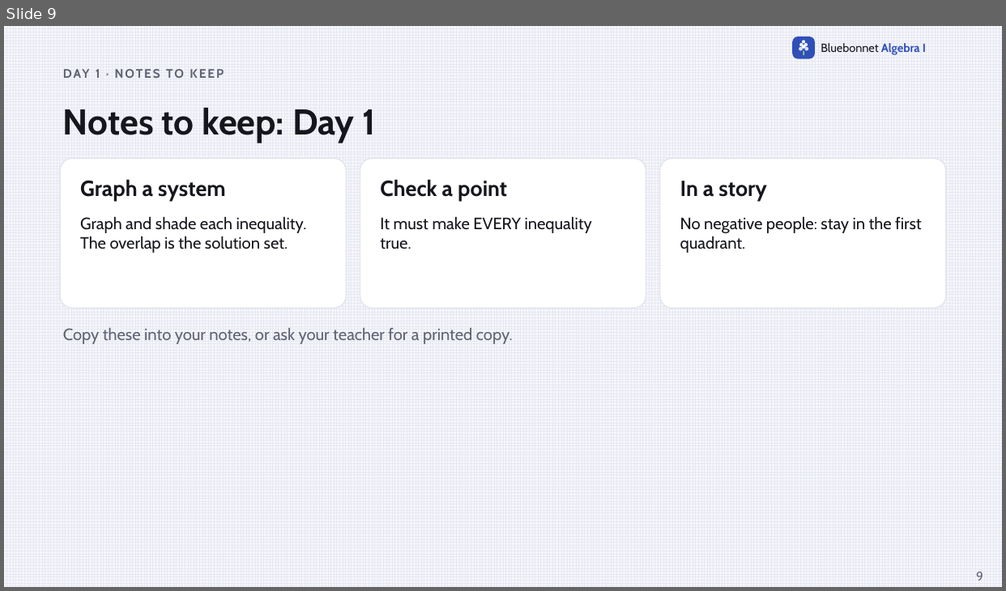
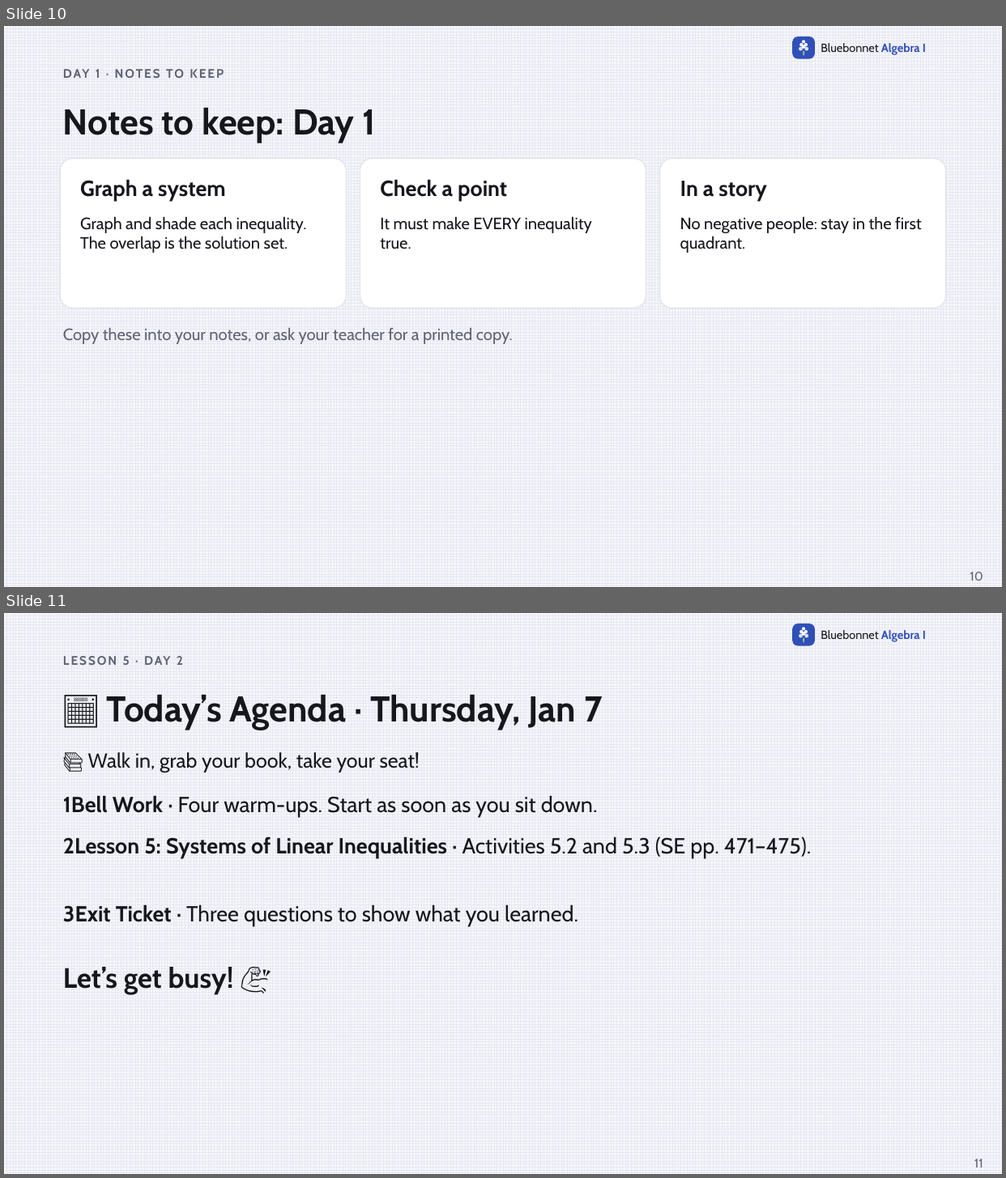
Before and after one commit to Apolloat2022/Algebra1M2U1L4, a slide deck: IEP/m3t2-lesson5-systems-of-inequalities-IEP.pptx. Shown one above the other, each under a label of ours: slide 9 before the commit, slides 10 and 11 after it. The pictures are 1006x591 and 1006x1178 pixels, drawn with LibreOffice and Linux fonts; fonts in the diff are those of the drawing. Boxes give left, top, right and bottom in pixels: in the first picture for what was removed or moved away, otherwise in the second. Text is boxed around its words. In the diff, an @@ line names an element or a change of style, - is before the commit and + after.

```diff
--- a/IEP/m3t2-lesson5-systems-of-inequalities-IEP.pptx
+++ b/IEP/m3t2-lesson5-systems-of-inequalities-IEP.pptx
@@ slide 11 added at (4,613,1002,1174), background pattern #E6E8F2 on #F7F7FB; not listed: 9 template elements that a slide beside it also shows @@
@@ text added at (123,656,183,665), 12 pt, text #5F6272, bold @@
+LESSON 5 · DAY 2
@@ text added at (107,694,603,730), 34.5 pt, text #16171D, bold @@
+📅 Today’s Agenda · Thursday, Jan 7
@@ text added at (88,752,420,772), 19.5 pt, text #16171D @@
+📚 Walk in, grab your book, take your seat!
@@ text added at (63,795,598,817), 21 pt, text #16171D @@
+1Bell Work · Four warm-ups. Start as soon as you sit down.
@@ text added at (63,837,811,858), 21 pt, text #16171D, bold @@
+2Lesson 5: Systems of Linear Inequalities · Activities 5.2 and 5.3 (SE pp. 471–475).
@@ text added at (63,905,578,926), 21 pt, text #16171D @@
+3Exit Ticket · Three questions to show what you learned.
@@ text added at (63,967,234,995), 27 pt, text #16171D, bold @@
+Let’s get busy! 💪
@@ page number added at (974,1159,983,1168), 12 pt, text #5F6272 @@
+11
@@ what was slide 9 is now slide 10 @@
@@ page number at (970,572,982,581): text changed @@
-9
+10
```
Also in this commit, not shown: 2 other slides added, 35 other files.
